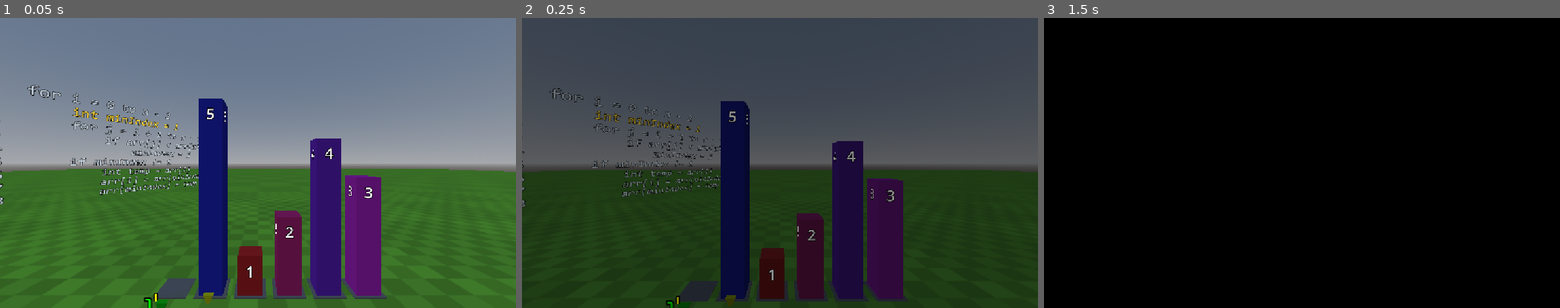
Above: before the commit, frames 1-3 (left to right).
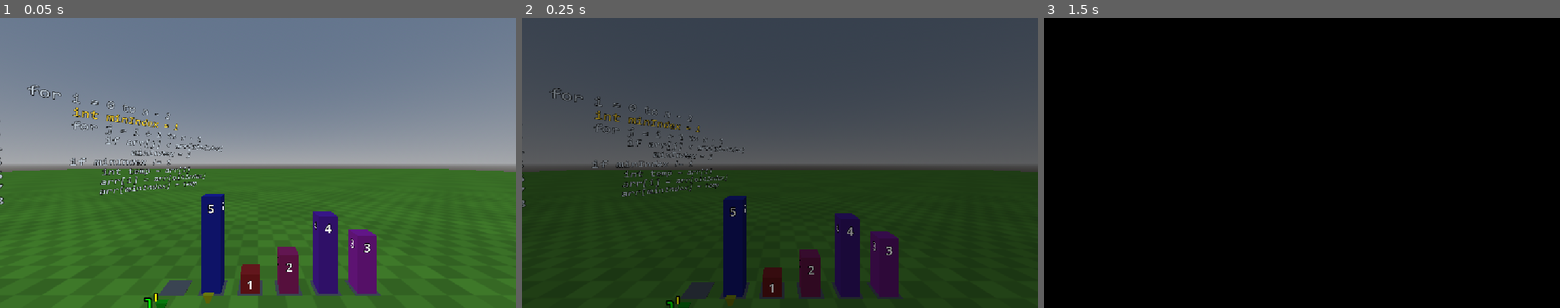
Above: after the commit, the same moments.

Repository: FlashCanBuild/SortingVR
Game: Godot game, scene res://scenes/main.tscn
The game is run twice, just before and just after one commit, with the same random seed, the same clock (stepped at 60 frames per second) and the same inputs.
Inputs (mouse positions are in pixels of both pictures, inside the frame that each line leads up to):
- Up to frame 1 (0.05 s): no input
- Up to frame 2 (0.25 s): no input
- Up to frame 3 (1.5 s): tap Enter (ui_accept) at 0.5, 0.77, 1.07, 1.25 s; move the mouse to (1415, 148) at 0.52 s; hold Right (ui_right) 0.53-1.25 s; click (1415, 148) at 0.67 s; drag from (1198, 177) to (1276, 221) at 1.27 s

The runs differ from the first frame. In frame 1, 8.2% of the frame differs, in the area x 29-75%, y 27-97%; in frame 2, 7.9%; in frame 3, nothing differs.

Commit message:
vr launching and comparebutton fixes

Diff:
--- a/game/Scripts/Game.gd
+++ b/game/Scripts/Game.gd
@@ -12,6 +12,14 @@
 		# Turn off v-sync!
 		DisplayServer.window_set_vsync_mode(DisplayServer.VSYNC_DISABLED)
 
+		# Debugging signals
+		var openxr := xr_interface as OpenXRInterface
+		openxr.session_begun.connect(func(): print("session begun"))
+		openxr.session_synchronized.connect(func(): print("session synchronized"))
+		openxr.session_visible.connect(func(): print("session visible"))
+		openxr.session_focussed.connect(func(): print("session focussed"))
+		openxr.session_stopping.connect(func(): print("session stopping"))
+
 		# Change our main viewport to output to the HMD
 		get_viewport().use_xr = true
 	else:
--- a/game/scenes/CompareButton.tscn
+++ b/game/scenes/CompareButton.tscn
@@ -1,17 +1,17 @@
 [gd_scene format=3 uid="uid://cfjj037dxmxgp"]
 
-[ext_resource type="Script" uid="uid://detu17xi7bsf2" path="res://CompareButton.gd" id="1_nhidb"]
+[ext_resource type="Script" uid="uid://detu17xi7bsf2" path="res://scripts/objects/CompareButton.gd" id="1_nhidb"]
 [ext_resource type="Script" uid="uid://dq042kibpfryy" path="res://addons/godot-xr-tools/interactables/interactable_area_button.gd" id="2_tjtqx"]
 [ext_resource type="FontFile" uid="uid://b4sffrp8vc8qc" path="res://assets/fonts/CONSOLA.TTF" id="3_e14yy"]
+
+[sub_resource type="CylinderShape3D" id="CylinderShape3D_po5s0"]
+height = 0.032
+radius = 0.125
 
 [sub_resource type="CylinderMesh" id="CylinderMesh_idati"]
 top_radius = 0.125
 bottom_radius = 0.125
 height = 0.032
-
-[sub_resource type="CylinderShape3D" id="CylinderShape3D_po5s0"]
-height = 0.032
-radius = 0.125
 
 [sub_resource type="StandardMaterial3D" id="StandardMaterial3D_pfnt0"]
 albedo_color = Color(0.25, 0.25, 0.25, 1)
@@ -30,20 +30,22 @@
 script = ExtResource("1_nhidb")
 
 [node name="XRToolsInteractableAreaButton" type="Area3D" parent="." unique_id=262954018]
+collision_layer = 4194304
+collision_mask = 131072
 script = ExtResource("2_tjtqx")
 button = NodePath("Button")
 metadata/_custom_type_script = "uid://dq042kibpfryy"
+
+[node name="CollisionShape3D" type="CollisionShape3D" parent="XRToolsInteractableAreaButton" unique_id=59927462]
+transform = Transform3D(1, 0, 0, 0, 1, 0, 0, 0, 1, 0, 0.031999998, 0)
+shape = SubResource("CylinderShape3D_po5s0")
 
 [node name="Button" type="MeshInstance3D" parent="XRToolsInteractableAreaButton" unique_id=1296605495]
 transform = Transform3D(1, 0, 0, 0, 1, 0, 0, 0, 1, 0, 0.032, 0)
 mesh = SubResource("CylinderMesh_idati")
 
-[node name="CollisionShape3D" type="CollisionShape3D" parent="XRToolsInteractableAreaButton" unique_id=59927462]
-transform = Transform3D(1, 0, 0, 0, 1, 0, 0, 0, 1, 0, 0.032, 0)
-shape = SubResource("CylinderShape3D_po5s0")
-
-[node name="Label3D" type="Label3D" parent="XRToolsInteractableAreaButton" unique_id=681271945]
-transform = Transform3D(1, 0, 0, 0, -4.371139e-08, 1, 0, -1, -4.371139e-08, 0, 0.05, 0)
+[node name="Label3D" type="Label3D" parent="XRToolsInteractableAreaButton/Button" unique_id=681271945]
+transform = Transform3D(1, 0, 0, 0, -4.371139e-08, 1, 0, -1, -4.371139e-08, 0, 0.018, 0)
 text = "FALSE"
 font = ExtResource("3_e14yy")
 font_size = 16
--- a/game/scenes/main.tscn
+++ b/game/scenes/main.tscn
@@ -1,11 +1,10 @@
 [gd_scene format=3 uid="uid://rn0g6jlhdhxq"]
 
 [ext_resource type="Script" uid="uid://cr6kfs0il48i5" path="res://scripts/Game.gd" id="1_qmy6f"]
-[ext_resource type="PackedScene" uid="uid://b4kad2kuba1yn" path="res://addons/godot-xr-tools/hands/scenes/lowpoly/left_hand_low.tscn" id="2_mwfav"]
-[ext_resource type="Material" uid="uid://ds2dpvbpht0ea" path="res://addons/godot-xr-tools/hands/materials/labglove.tres" id="3_3p2gp"]
 [ext_resource type="PackedScene" uid="uid://bl2nuu3qhlb5k" path="res://addons/godot-xr-tools/functions/movement_direct.tscn" id="4_cvmbd"]
+[ext_resource type="PackedScene" uid="uid://cy03d57iyrci" path="res://addons/godot-xr-tools/hands/scenes/highpoly/left_physics_hand.tscn" id="4_ft6cd"]
 [ext_resource type="PackedScene" uid="uid://b4ysuy43poobf" path="res://addons/godot-xr-tools/functions/function_pickup.tscn" id="5_ft6cd"]
-[ext_resource type="PackedScene" uid="uid://l2n30mpbkdyw" path="res://addons/godot-xr-tools/hands/scenes/lowpoly/right_hand_low.tscn" id="6_bb450"]
+[ext_resource type="PackedScene" uid="uid://kcqomcjq52np" path="res://addons/godot-xr-tools/hands/scenes/highpoly/right_physics_hand.tscn" id="7_bb450"]
 [ext_resource type="PackedScene" uid="uid://b6bk2pj8vbj28" path="res://addons/godot-xr-tools/functions/movement_turn.tscn" id="7_nfivy"]
 [ext_resource type="PackedScene" uid="uid://c2q5phg8w08o" path="res://addons/godot-xr-tools/functions/movement_jump.tscn" id="8_1nqs0"]
 [ext_resource type="PackedScene" uid="uid://diyu06cw06syv" path="res://addons/godot-xr-tools/player/player_body.tscn" id="9_1iba3"]
@@ -51,21 +50,18 @@
 transform = Transform3D(1, 0, 0, 0, 1, 0, 0, 0, 1, -0.5, 1, -0.5)
 tracker = &"left_hand"
 
-[node name="LeftHand" parent="XROrigin3D/LeftHand" unique_id=927673984 instance=ExtResource("2_mwfav")]
-hand_material_override = ExtResource("3_3p2gp")
-
 [node name="MovementDirect" parent="XROrigin3D/LeftHand" unique_id=1671797340 instance=ExtResource("4_cvmbd")]
 strafe = true
 
 [node name="FunctionPickup" parent="XROrigin3D/LeftHand" unique_id=1802764684 instance=ExtResource("5_ft6cd")]
 ranged_enable = false
 
+[node name="LeftPhysicsHand" parent="XROrigin3D/LeftHand" unique_id=825021450 instance=ExtResource("4_ft6cd")]
+transform = Transform3D(1, 0, 0, 0, 0.9659258, 0.25881904, 0, -0.25881904, 0.9659258, 0, -0.025, 0.05)
+
 [node name="RightHand" type="XRController3D" parent="XROrigin3D" unique_id=446538727]
 transform = Transform3D(1, 0, 0, 0, 1, 0, 0, 0, 1, 0.5, 1, -0.5)
 tracker = &"right_hand"
-
-[node name="RightHand" parent="XROrigin3D/RightHand" unique_id=644979548 instance=ExtResource("6_bb450")]
-hand_material_override = ExtResource("3_3p2gp")
 
 [node name="MovementTurn" parent="XROrigin3D/RightHand" unique_id=637026269 instance=ExtResource("7_nfivy")]
 
@@ -74,6 +70,9 @@
 
 [node name="MovementJump" parent="XROrigin3D/RightHand" unique_id=1986962914 instance=ExtResource("8_1nqs0")]
 jump_button_action = "ax_button"
+
+[node name="RightPhysicsHand" parent="XROrigin3D/RightHand" unique_id=1725866972 instance=ExtResource("7_bb450")]
+transform = Transform3D(1, 0, 0, 0, 0.9659258, 0.25881904, 0, -0.25881904, 0.9659258, 0, -0.025, 0.05)
 
 [node name="PlayerBody" parent="XROrigin3D" unique_id=827412725 instance=ExtResource("9_1iba3")]
 push_rigid_bodies = false
@@ -103,7 +102,7 @@
 false_button = NodePath("FalseButton")
 
 [node name="BlockRow" parent="SortingBoard" unique_id=1777947557 instance=ExtResource("13_xa025")]
-max_block_height = 2.5
+max_block_height = 1.25
 
 [node name="Referee" type="Node" parent="SortingBoard" unique_id=146909041]
 script = ExtResource("13_mwfav")
--- a/game/CompareButton.gd
+++ b/game/scripts/objects/CompareButton.gd
@@ -16,7 +16,7 @@
 ## The instance of [MeshInstance3D] representing the pressable part of the button
 @onready var button_mesh = $XRToolsInteractableAreaButton/Button
 ## The instance of [Label3D] that shows text on the button
-@onready var label = $XRToolsInteractableAreaButton/Label3D
+@onready var label = $XRToolsInteractableAreaButton/Button/Label3D
 
 ## Called when the node enters the scene tree for the first time.
 func _ready() -> void:
--- a/game/scripts/objects/SortingBoard.gd
+++ b/game/scripts/objects/SortingBoard.gd
@@ -59,8 +59,8 @@
 	referee.stats_changed.connect(_on_stats_changed)
 	referee.restarted.connect(_on_restarted)
 	referee.finished.connect(_on_finished)
-	(true_button.button_interact as XRToolsInteractableAreaButton).button_pressed.connect(_on_button_pressed.bind(true))
-	(false_button.button_interact as XRToolsInteractableAreaButton).button_pressed.connect(_on_button_pressed.bind(false))
+	(true_button.button_interact as XRToolsInteractableAreaButton).button_pressed.connect(_on_compare_pressed.bind(true))
+	(false_button.button_interact as XRToolsInteractableAreaButton).button_pressed.connect(_on_compare_pressed.bind(false))
 	slider_rack.slider_released.connect(_on_slider_released)
 
 	if start_on_ready:
@@ -135,9 +135,10 @@
 ## Trigger a [CompareAction] with a given type depending on the button that is
 ## pressed[br]
 ## @param _button	the button that was pressed[br]
-## @param type		the type of button that is pressed (TRUE/FALSE)
-func _on_button_pressed(_button: XRToolsInteractableAreaButton, type: bool) -> void:
-	referee.submit(CompareAction.new(type))
+## @param answer	the type of button that is pressed (TRUE/FALSE)
+func _on_compare_pressed(_button, answer: bool) -> void:
+	print("button pressed: " + str(answer))
+	referee.submit(CompareAction.new(answer))
 
 ## Trigger a teleport back to the block's home depending on where the block
 ## drops[br]
@@ -173,7 +174,7 @@
 	print("waiting on pseudocode line ", waiting_for.line)
 	if pseudocode_board != null:
 		pseudocode_board.point_at(waiting_for.line)
-	if debug_autoplay_non_moves and not (waiting_for is MoveStep or waiting_for is SetStep):
+	if debug_autoplay_non_moves and not (waiting_for is MoveStep or waiting_for is CompareStep):
 		call_deferred("_autoplay", waiting_for, _generation)
 
 ## Autoplay a step (complete a step without player input)[br]
Renamed: game/CompareButton.gd.uid -> game/scripts/objects/CompareButton.gd.uid
Not shown, changed: docs/devlogs/2026-11-11.md
Not shown, added: docs/devlogs/2026-11-20.md
